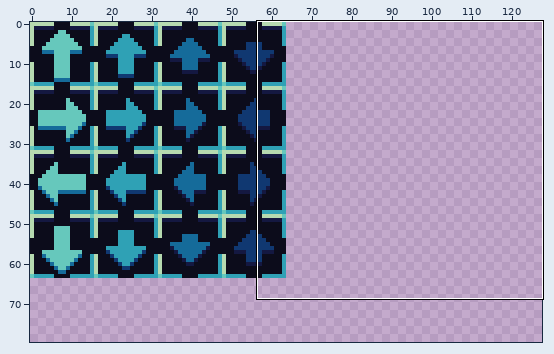
Sprite sheet: The Game/Graphics/Level_Themes/Extra/BLUEPRINT_Automated.png. Above, an overview of the earlier version with the close-up marked.
Close-up. Earlier state:
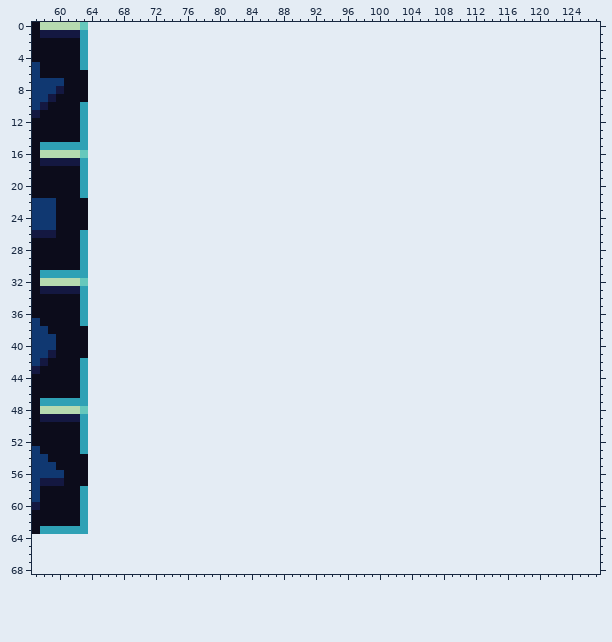
The file is 64x64 pixels. Shown: x 57..127, y 0..68. The old version is drawn lined up with the new one, on the new canvas. The commit also changed other parts of the picture, which this record leaves out.
Once edited:
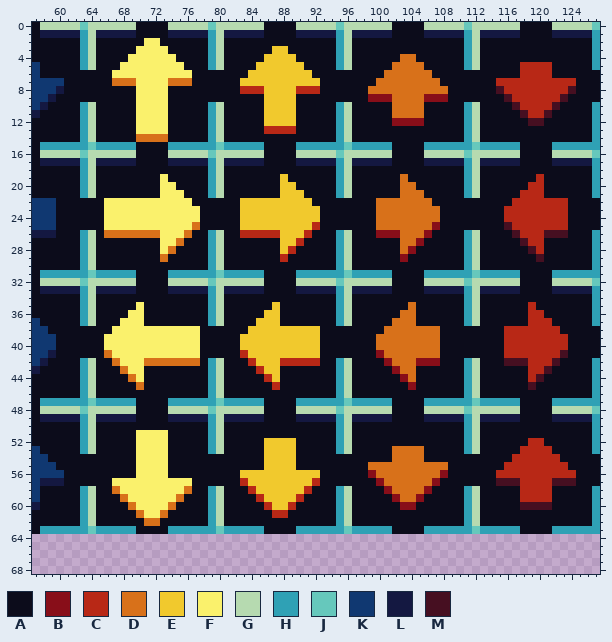
Palette (. is transparent): A #0c0c1b  B #880e19  C #b82816  D #d8711a  E #f1c92d  F #faf16c  G #b6dab0  H #2fa1b5  J #66c8bc  K #103871  L #141841  M #460f21
From old to new:
canvas 64x64 -> 128x80
Changed rows in their new state; - is an unchanged pixel.
first column x 64:
 0 GGGGGGAAAAGGGGGJGGGGGGAAAAGGGGGJGGGGGGAAAAGGGGGJGGGGGGAAAAGGGGGJ
 1 GLLLLLAAAALLLLLHGLLLLLAAAALLLLLHGLLLLLAAAALLLLLHGLLLLLAAAALLLLLH
 2 GAAAAAAFFAAAAAAHGAAAAAAAAAAAAAAHGAAAAAAAAAAAAAAHGAAAAAAAAAAAAAAH
 3 GAAAAAFFFFAAAAAHGAAAAAAEEAAAAAAHGAAAAAAAAAAAAAAHGAAAAAAAAAAAAAAH
 4 GAAAAFFFFFFAAAAHGAAAAAEEEEAAAAAHGAAAAAADDAAAAAAHGAAAAAAAAAAAAAAH
 5 GAAAFFFFFFFFAAAHGAAAAEEEEEEAAAAHGAAAAADDDDAAAAAHGAAAAACCCCAAAAAH
 6 AAAFFFFFFFFFFAAAAAAAEEEEEEEEAAAAAAAAADDDDDDAAAAAAAAAAACCCCAAAAAA
 7 AAADDDFFFFDDDAAAAAAEEEEEEEEEEAAAAAAADDDDDDDDAAAAAAACCCCCCCCCCAAA
 8 AAAAAAFFFFAAAAAAAAACCCEEEECCCAAAAAADDDDDDDDDDAAAAAAMCCCCCCCCMAAA
 9 AAAAAAFFFFAAAAAAAAAAAAEEEEAAAAAAAAABBBDDDDBBBAAAAAAAMCCCCCCMAAAA
10 GAAAAAFFFFAAAAAHGAAAAAEEEEAAAAAHGAAAAADDDDAAAAAHGAAAAMCCCCMAAAAH
11 GAAAAAFFFFAAAAAHGAAAAAEEEEAAAAAHGAAAAADDDDAAAAAHGAAAAAMCCMAAAAAH
12 GAAAAAFFFFAAAAAHGAAAAAEEEEAAAAAHGAAAAABBBBAAAAAHGAAAAAAMMAAAAAAH
13 GAAAAAFFFFAAAAAHGAAAAACCCCAAAAAHGAAAAAAAAAAAAAAHGAAAAAAAAAAAAAAH
14 GAAAAADDDDAAAAAHGAAAAAAAAAAAAAAHGAAAAAAAAAAAAAAHGAAAAAAAAAAAAAAH
15 JHHHHHAAAAHHHHHHJHHHHHAAAAHHHHHHJHHHHHAAAAHHHHHHJHHHHHAAAAHHHHHH
16 GGGGGGAAAAGGGGGJGGGGGGAAAAGGGGGJGGGGGGAAAAGGGGGJGGGGGGAAAAGGGGGJ
17 GLLLLLAAAALLLLLHGLLLLLAAAALLLLLHGLLLLLAAAALLLLLHGLLLLLAAAALLLLLH
18 GAAAAAAAAAAAAAAHGAAAAAAAAAAAAAAHGAAAAAAAAAAAAAAHGAAAAAAAAAAAAAAH
19 GAAAAAAAAFAAAAAHGAAAAAAAEAAAAAAHGAAAAAADAAAAAAAHGAAAAAAACAAAAAAH
20 GAAAAAAAAFFAAAAHGAAAAAAAEEAAAAAHGAAAAAADDAAAAAAHGAAAAAACCAAAAAAH
21 GAAAAAAAAFFFAAAHGAAAAAAAEEEAAAAHGAAAAAADDDAAAAAHGAAAAACCCAAAAAAH
22 AAFFFFFFFFFFFAAAAAAEEEEEEEEEAAAAAAAADDDDDDDAAAAAAAAAACCCCCCCAAAA
23 AAFFFFFFFFFFFFAAAAAEEEEEEEEEEAAAAAAADDDDDDDDAAAAAAAACCCCCCCCAAAA
24 AAFFFFFFFFFFFFAAAAAEEEEEEEEEEAAAAAAADDDDDDDDAAAAAAAACCCCCCCCAAAA
25 AAFFFFFFFFFFFDAAAAAEEEEEEEEECAAAAAAADDDDDDDBAAAAAAAAMCCCCCCCAAAA
26 GADDDDDDDFFFDAAHGAACCCCCEEECAAAHGAAABBBDDDBAAAAHGAAAAMCCCMMMAAAH
27 GAAAAAAAAFFDAAAHGAAAAAAAEECAAAAHGAAAAAADDBAAAAAHGAAAAAMCCAAAAAAH
28 GAAAAAAAAFDAAAAHGAAAAAAAECAAAAAHGAAAAAADBAAAAAAHGAAAAAAMCAAAAAAH
29 GAAAAAAAADAAAAAHGAAAAAAACAAAAAAHGAAAAAABAAAAAAAHGAAAAAAAMAAAAAAH
30 GAAAAAAAAAAAAAAHGAAAAAAAAAAAAAAHGAAAAAAAAAAAAAAHGAAAAAAAAAAAAAAH
31 JHHHHHAAAAHHHHHHJHHHHHAAAAHHHHHHJHHHHHAAAAHHHHHHJHHHHHAAAAHHHHHH
32 GGGGGGAAAAGGGGGJGGGGGGAAAAGGGGGJGGGGGGAAAAGGGGGJGGGGGGAAAAGGGGGJ
33 GLLLLLAAAALLLLLHGLLLLLAAAALLLLLHGLLLLLAAAALLLLLHGLLLLLAAAALLLLLH
34 GAAAAAAAAAAAAAAHGAAAAAAAAAAAAAAHGAAAAAAAAAAAAAAHGAAAAAAAAAAAAAAH
35 GAAAAAFAAAAAAAAHGAAAAAAEAAAAAAAHGAAAAAAADAAAAAAHGAAAAAACAAAAAAAH
36 GAAAAFFAAAAAAAAHGAAAAAEEAAAAAAAHGAAAAAADDAAAAAAHGAAAAAACCAAAAAAH
37 GAAAFFFAAAAAAAAHGAAAAEEEAAAAAAAHGAAAAADDDAAAAAAHGAAAAAACCCAAAAAH
38 AAAFFFFFFFFFFFAAAAAAEEEEEEEEEAAAAAAAADDDDDDDAAAAAAAACCCCCCCAAAAA
39 AAFFFFFFFFFFFFAAAAAEEEEEEEEEEAAAAAAADDDDDDDDAAAAAAAACCCCCCCCAAAA
40 AAFFFFFFFFFFFFAAAAAEEEEEEEEEEAAAAAAADDDDDDDDAAAAAAAACCCCCCCCAAAA
41 AADFFFFFFFFFFFAAAAACEEEEEEEEEAAAAAAABDDDDDDDAAAAAAAACCCCCCCMAAAA
42 GAADFFFDDDDDDDAHGAAACEEECCCCCAAHGAAAABDDDBBBAAAHGAAAMMMCCCMAAAAH
43 GAAADFFAAAAAAAAHGAAAACEEAAAAAAAHGAAAAABDDAAAAAAHGAAAAAACCMAAAAAH
44 GAAAADFAAAAAAAAHGAAAAACEAAAAAAAHGAAAAAABDAAAAAAHGAAAAAACMAAAAAAH
45 GAAAAADAAAAAAAAHGAAAAAACAAAAAAAHGAAAAAAABAAAAAAHGAAAAAAMAAAAAAAH
46 GAAAAAAAAAAAAAAHGAAAAAAAAAAAAAAHGAAAAAAAAAAAAAAHGAAAAAAAAAAAAAAH
47 JHHHHHAAAAHHHHHHJHHHHHAAAAHHHHHHJHHHHHAAAAHHHHHHJHHHHHAAAAHHHHHH
48 GGGGGGAAAAGGGGGJGGGGGGAAAAGGGGGJGGGGGGAAAAGGGGGJGGGGGGAAAAGGGGGJ
49 GLLLLLAAAALLLLLHGLLLLLAAAALLLLLHGLLLLLAAAALLLLLHGLLLLLAAAALLLLLH
50 GAAAAAAAAAAAAAAHGAAAAAAAAAAAAAAHGAAAAAAAAAAAAAAHGAAAAAAAAAAAAAAH
51 GAAAAAFFFFAAAAAHGAAAAAAAAAAAAAAHGAAAAAAAAAAAAAAHGAAAAAAAAAAAAAAH
52 GAAAAAFFFFAAAAAHGAAAAAEEEEAAAAAHGAAAAAAAAAAAAAAHGAAAAAACCAAAAAAH
53 GAAAAAFFFFAAAAAHGAAAAAEEEEAAAAAHGAAAAADDDDAAAAAHGAAAAACCCCAAAAAH
54 AAAAAAFFFFAAAAAAAAAAAAEEEEAAAAAAAAAAAADDDDAAAAAAAAAAACCCCCCAAAAA
55 AAAAAAFFFFAAAAAAAAAAAAEEEEAAAAAAAAADDDDDDDDDDAAAAAAACCCCCCCCAAAA
56 AAAAAAFFFFAAAAAAAAAEEEEEEEEEEAAAAAABDDDDDDDDBAAAAAACCCCCCCCCCAAA
57 AAAFFFFFFFFFFAAAAAACEEEEEEEECAAAAAAABDDDDDDBAAAAAAAMMMCCCCMMMAAA
58 GAADFFFFFFFFDAAHGAAACEEEEEECAAAHGAAAABDDDDBAAAAHGAAAAACCCCAAAAAH
59 GAAADFFFFFFDAAAHGAAAACEEEECAAAAHGAAAAABDDBAAAAAHGAAAAACCCCAAAAAH
60 GAAAADFFFFDAAAAHGAAAAACEECAAAAAHGAAAAAABBAAAAAAHGAAAAAMMMMAAAAAH
61 GAAAAADFFDAAAAAHGAAAAAACCAAAAAAHGAAAAAAAAAAAAAAHGAAAAAAAAAAAAAAH
62 GAAAAAADDAAAAAAHGAAAAAAAAAAAAAAHGAAAAAAAAAAAAAAHGAAAAAAAAAAAAAAH
63 JHHHHHAAAAHHHHHHJHHHHHAAAAHHHHHHJHHHHHAAAAHHHHHHJHHHHHAAAAHHHHHH
